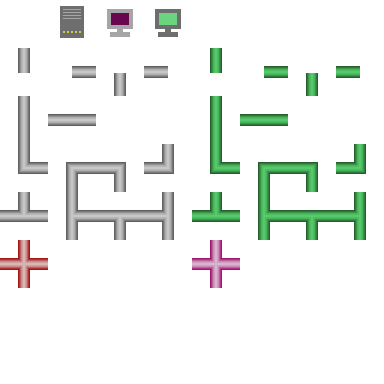
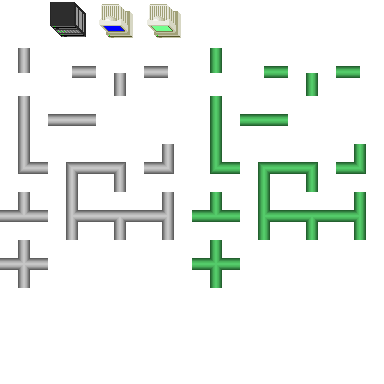
Comparing the layer stacks of the two 384×384 images. Changes:
added group "Group 2" with 10 layers above "Layer 1" over 0, 2, 240, 288
hid "Layer 17 copy", moved it into group "Group 2" over 192, 240, 240, 288
moved "Layer 17" into group "Group 2" over 0, 240, 48, 288
added layer "Layer 35" in group "Group 2" over 50, 2, 86, 37
added layer "Layer 34 copy" in group "Group 2" over 147, 4, 181, 38
added layer "Layer 34" in group "Group 2" over 99, 4, 133, 38
moved "Layer 14" into group "Group 2", painted on it over 0, 6, 240, 288
